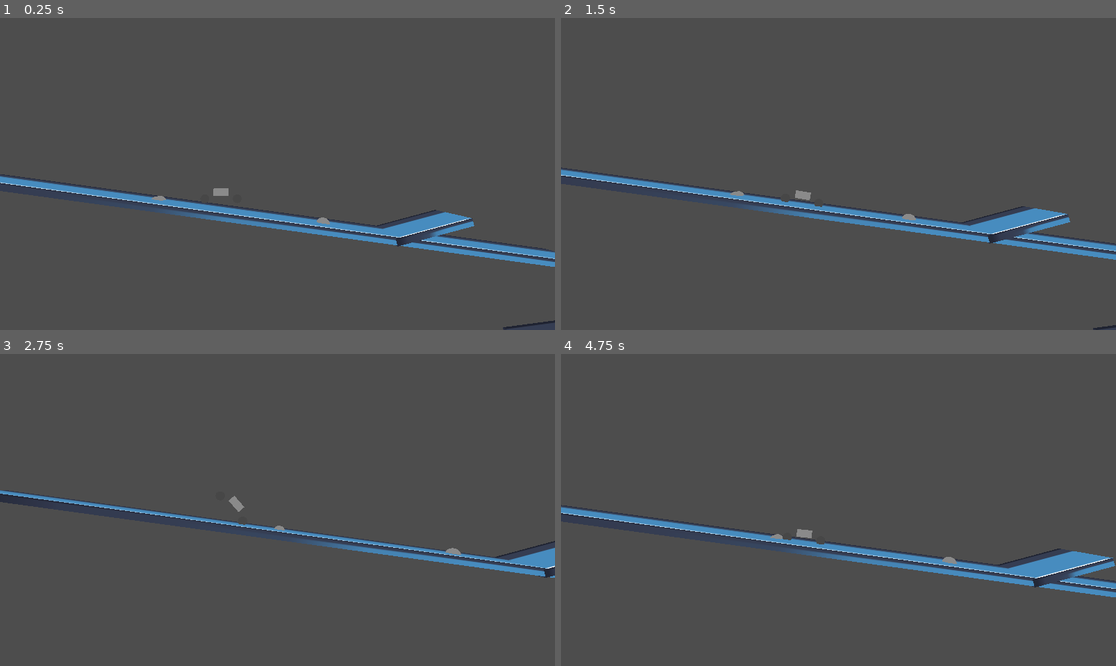
Above: before the commit, frames 1-4 (two rows, left to right).
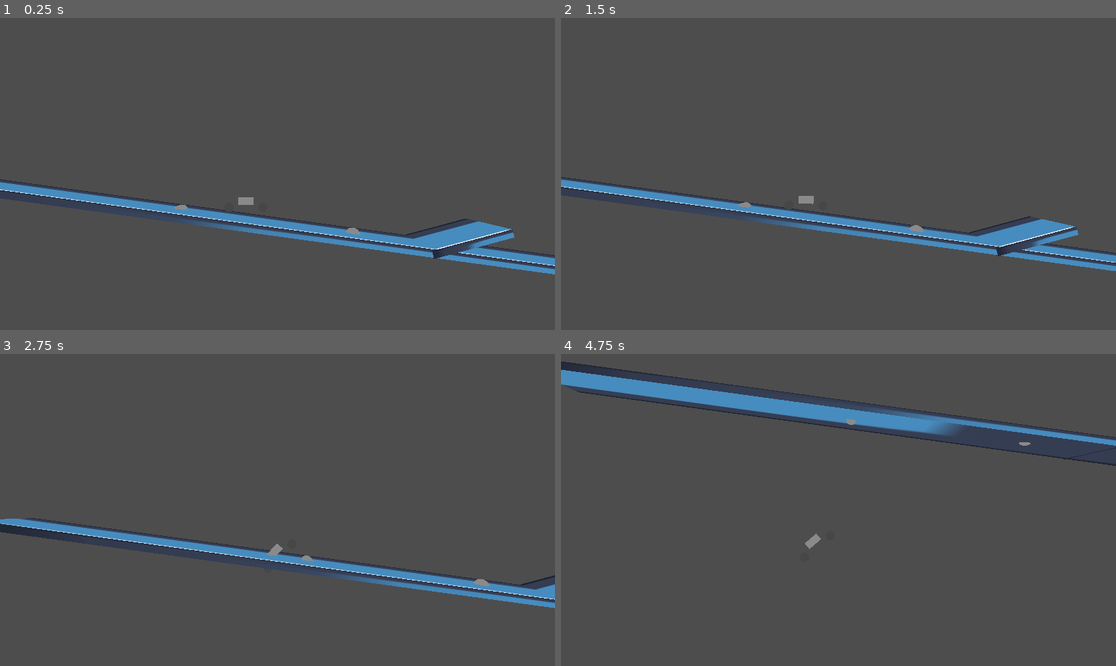
Above: after the commit, the same moments.

Repository: KyleSaki714/brackeysgamejam25-godotgame
Game: Godot game, scene res://World.tscn
Two runs of this game, one before a commit and one after it. Both use one fixed random seed, a clock stepped at 60 frames per second and the inputs below. The engine's default icon, where the game draws it, is replaced by a stand-in: a white triangle on a blue panel in a dark square.
Inputs:
- Up to frame 1 (0.25 s): no input
- Up to frame 2 (1.5 s): hold Right (tilt right) 0.53-1.28 s; tap Space (jump) at 0.77 s; hold S (backward) from 1.28 s (still down)
- Up to frame 3 (2.75 s): tap Space (jump) at 1.52 s; release S (backward) at 2.03 s; hold Right (tilt right) from 2.03 s (still down)
- Up to frame 4 (4.75 s): release Right (tilt right) at 2.78 s; hold Up (forward) 2.78-3.53 s; tap Space (jump) at 3.02, 3.77, 4.52 s; hold Left (tilt left) from 3.53 s (still down)

The runs differ from the first frame. In frame 1, 7.1% of the frame differs, in the area x 0-100%, y 50-100%; in frame 2, 7.4%; in frame 3, 8.5%; in frame 4, 11%, in the area x 0-100%, y 2-78%.

Commit message:
test polygon creation from curves in TrackCreator scene

Diff:
--- /dev/null
+++ b/Areas/StartRamp.tscn
@@ -0,0 +1,10 @@
+[gd_scene format=3 uid="uid://bm4x74g5yu4f7"]
+
+[node name="StartRamp" type="Node3D"]
+
+[node name="StaticBody3D" type="StaticBody3D" parent="."]
+transform = Transform3D(16.9708, 0, 0, 0, 16.9708, 0, 0, 0, 16.9708, 0, 0, 0)
+
+[node name="CollisionPolygon3D" type="CollisionPolygon3D" parent="StaticBody3D"]
+depth = 3.0
+polygon = PackedVector2Array(1.21719, -0.161666, 1, 0, 0, 0, 0.00336188, -0.992475, 0, -3, 0, -5, 5.01672, -4.92566, 4.98002, -3.18858, 4.40508, -3.55557, 3.95246, -3.72683, 3.34081, -3.7513, 2.68023, -3.43324, 2.19091, -2.57693, 1.73097, -1.58069, 1.48631, -0.79778, 1.41291, -0.455257)
--- /dev/null
+++ b/Areas/Terrain.gd
@@ -0,0 +1,20 @@
+extends StaticBody3D
+
+
+# Called when the node enters the scene tree for the first time.
+func _ready() -> void:
+	#var curve = $Path2D.curve
+	#var polygon = curve.get_baked_points()
+
+	var curvePoints3d = $Path3D.curve.get_baked_points()
+
+	$CollisionPolygon3D.polygon = convertPackedV3ArrayIntoPackedV2Array(curvePoints3d)
+	#print(type_string(typeof($Path3D.curve.get_baked_points())))
+	#print(type_string(typeof(polygon)))
+
+
+func convertPackedV3ArrayIntoPackedV2Array(v3arr: PackedVector3Array) -> PackedVector2Array:
+	var res: PackedVector2Array = PackedVector2Array()
+	for vec3 in v3arr:
+		res.append(Vector2(vec3.x, vec3.y))
+	return res
--- /dev/null
+++ b/Areas/track_creator.tscn
@@ -0,0 +1,39 @@
+[gd_scene load_steps=5 format=3 uid="uid://b0lstjsusw1dh"]
+
+[ext_resource type="PackedScene" uid="uid://dg6p1qquywry7" path="res://Bike.tscn" id="1_vnrgh"]
+[ext_resource type="Script" path="res://Areas/Terrain.gd" id="1_xy2c6"]
+
+[sub_resource type="Curve3D" id="Curve3D_xg1po"]
+_data = {
+"points": PackedVector3Array(0, 0, 0, 0, 0, 0, -2.64878, -7.92058, 0, -7.50844, 1.32823, 0, 7.50844, -1.32823, 0, 21.1933, -6.26623, 0, 0.1702, 4.48302, 0, -0.1702, -4.48302, 0, 34.0388, -13.7595, 0, 3.33727, 1.25147, 0, -3.33727, -1.25147, 0, 29.8706, -20.0391, 0, 3.48782, -0.320305, 0, -3.48782, 0.320305, 0, 17.5927, -20.7661, 0, 5.42306, -3.33727, 0, -5.42306, 3.33727, 0, -10.7904, -14.4953, 0, 0, 0, 0, 0, 0, 0, -2.64878, -7.92058, 0),
+"tilts": PackedFloat32Array(0, 0, 0, 0, 0, 0, 0)
+}
+point_count = 7
+
+[sub_resource type="Curve2D" id="Curve2D_ho6bn"]
+bake_interval = 35.42
+_data = {
+"points": PackedVector2Array(-136.516, 49.2094, 136.516, -49.2094, 86, 134, -142.866, -61.9086, 142.866, 61.9086, 390, 185, 98.4188, -93.6566, -98.4188, 93.6566, 519, 444, 85.7196, 20.6362, -85.7196, -20.6362, 89, 457, 52.3842, 39.685, -52.3842, -39.685, -3, 420, -104.768, 93.6566, 104.768, -93.6566, 86, 134)
+}
+point_count = 6
+
+[node name="TrackCreator" type="Node3D"]
+
+[node name="Terrain" type="StaticBody3D" parent="."]
+script = ExtResource("1_xy2c6")
+
+[node name="CollisionPolygon3D" type="CollisionPolygon3D" parent="Terrain"]
+depth = 3.0
+polygon = PackedVector2Array(0, 0, 0, 0)
+
+[node name="Path3D" type="Path3D" parent="Terrain"]
+curve = SubResource("Curve3D_xg1po")
+
+[node name="Path2D" type="Path2D" parent="Terrain"]
+curve = SubResource("Curve2D_ho6bn")
+
+[node name="Bike" parent="." instance=ExtResource("1_vnrgh")]
+transform = Transform3D(1, 0, 0, 0, 1, 0, 0, 0, 1, 3.33828, 0.711944, 0)
+
+[node name="Camera3D" type="Camera3D" parent="."]
+transform = Transform3D(1, 0, 0, 0, 1, 0, 0, 0, 1, 23.7804, -10.9366, 24.636)
--- a/Bike.tscn
+++ b/Bike.tscn
@@ -1,6 +1,7 @@
-[gd_scene load_steps=6 format=3 uid="uid://dg6p1qquywry7"]
+[gd_scene load_steps=7 format=3 uid="uid://dg6p1qquywry7"]
 
 [ext_resource type="Script" path="res://Bike.gd" id="1_i3ogk"]
+[ext_resource type="Texture2D" uid="uid://du8r73utf7khp" path="res://icon.svg" id="2_3cfmc"]
 
 [sub_resource type="PhysicsMaterial" id="PhysicsMaterial_q1e04"]
 friction = 0.1
@@ -58,3 +59,7 @@
 
 [node name="test" type="Node3D" parent="."]
 transform = Transform3D(1, 0, 0, 0, 1, 0, 0, 0, 1, -0.936092, 0, 0)
+
+[node name="Icon" type="Sprite2D" parent="."]
+position = Vector2(65, -66)
+texture = ExtResource("2_3cfmc")
--- a/World.tscn
+++ b/World.tscn
@@ -1,9 +1,10 @@
-[gd_scene load_steps=16 format=3 uid="uid://cde7rcehautca"]
+[gd_scene load_steps=17 format=3 uid="uid://cde7rcehautca"]
 
 [ext_resource type="Texture2D" uid="uid://du8r73utf7khp" path="res://icon.svg" id="1_ibwgx"]
 [ext_resource type="PackedScene" uid="uid://dg6p1qquywry7" path="res://Bike.tscn" id="2_pbg5e"]
 [ext_resource type="Script" path="res://GameCamera.gd" id="3_o6smy"]
 [ext_resource type="Script" path="res://GameManager.gd" id="4_4my16"]
+[ext_resource type="PackedScene" uid="uid://bm4x74g5yu4f7" path="res://Areas/StartRamp.tscn" id="5_2fkej"]
 
 [sub_resource type="BoxShape3D" id="BoxShape3D_5rr2k"]
 size = Vector3(100, 1, 10)
@@ -59,6 +60,7 @@
 
 [node name="CollisionShape3D" type="CollisionShape3D" parent="Hill2"]
 shape = SubResource("BoxShape3D_b5bo4")
+disabled = true
 
 [node name="MeshInstance3D" type="MeshInstance3D" parent="Hill2"]
 mesh = SubResource("BoxMesh_navdk")
@@ -93,6 +95,7 @@
 
 [node name="CollisionShape3D" type="CollisionShape3D" parent="spherebump"]
 shape = SubResource("SphereShape3D_jh2cc")
+disabled = true
 
 [node name="MeshInstance3D" type="MeshInstance3D" parent="spherebump"]
 mesh = SubResource("SphereMesh_gon61")
@@ -104,7 +107,7 @@
 script = ExtResource("3_o6smy")
 _follow_target = NodePath("../Bike/CamFollowTarget")
 _look_target = NodePath("../Bike/CamLookTarget")
-_camSpeed = 0.335
+_camSpeed = 0.75
 
 [node name="Camera" type="Node3D" parent="."]
 transform = Transform3D(1, 0, 0, 0, 1, 0, 0, 0, 1, 12.2336, 2.53086, 49.7549)
@@ -120,4 +123,7 @@
 depth = 3.0
 polygon = PackedVector2Array(5.68502, 2.05532, 10.887, -3.23599, -5.0723, -0.905307, -17.1459, 1.14043, -12.7513, 12.3225, -9.1397, 7.80209, -1.80736, 6.32335)
 
+[node name="StartRamp" parent="." instance=ExtResource("5_2fkej")]
+transform = Transform3D(1, 0, 0, 0, 1, 0, 0, 0, 1, -8.98064, 0, 0)
+
 [editable path="Bike"]
